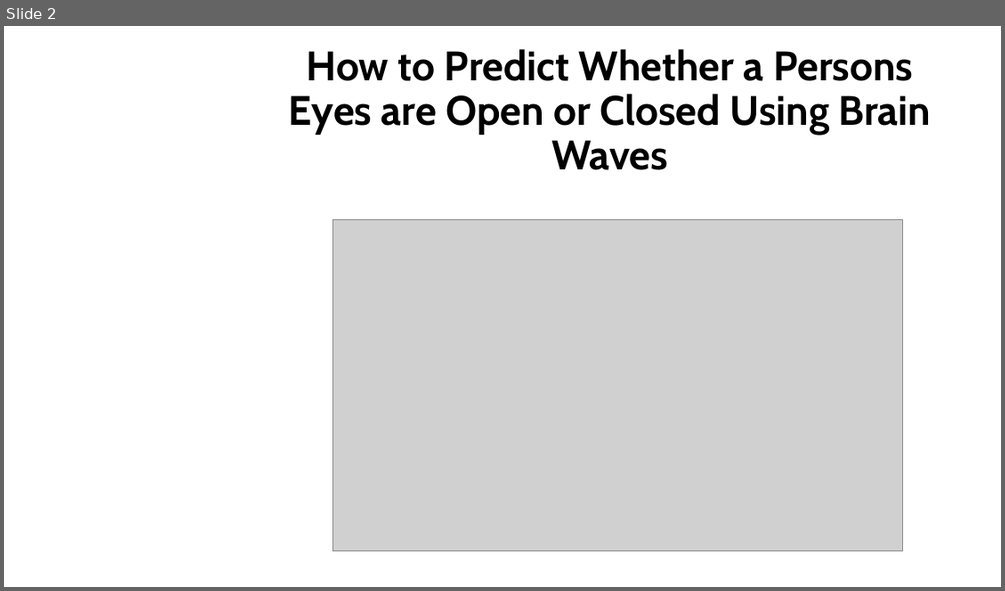
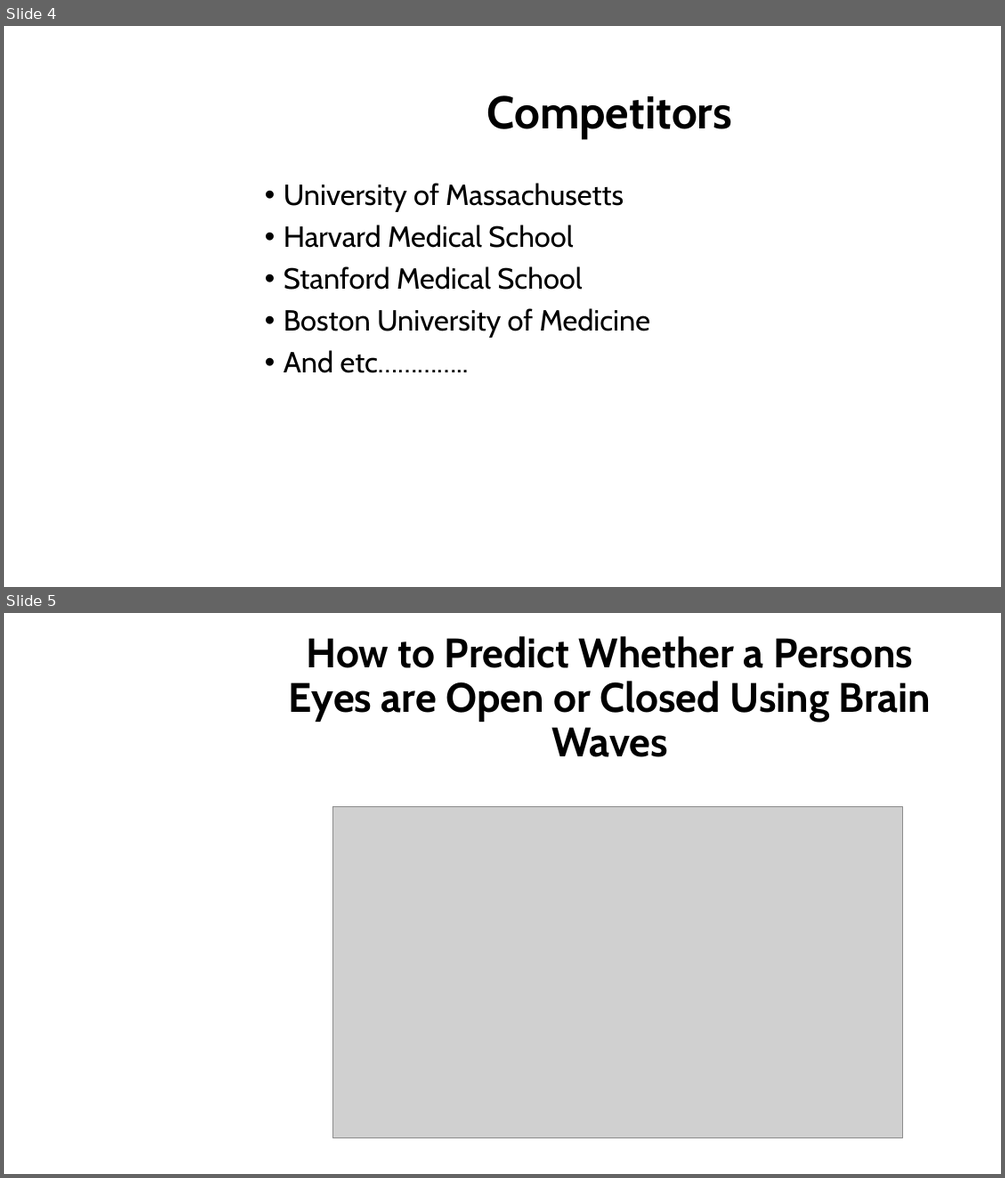
Before and after one commit to kaorizuktazume/ML, a slide deck: ML in Prediction of Eyes(PROJECT)/ML in Prediction of Eyes.pptx. Shown one above the other, each under a label of ours: slide 2 before the commit, slides 4 and 5 after it. The pictures are 1005x591 and 1005x1178 pixels, drawn with LibreOffice and Linux fonts; fonts in the diff are those of the drawing; grey boxes stand for pictures; background and template pictures are left out. Boxes give left, top, right and bottom in pixels: in the first picture for what was removed or moved away, otherwise in the second. Text is boxed around its words. In the diff, an @@ line names an element or a change of style, - is before the commit and + after.

```diff
--- a/ML in Prediction of Eyes(PROJECT)/ML in Prediction of Eyes.pptx
+++ b/ML in Prediction of Eyes(PROJECT)/ML in Prediction of Eyes.pptx
@@ slide 4 added at (4, 26, 1001, 587), background picture (left out) @@
@@ title added at (487, 95, 733, 138), 44 pt, text #000000, bold @@
+Competitors
@@ text added at (283, 183, 651, 373), 28 pt, text #000000 @@
+• University of Massachusetts
+• Harvard Medical School
+• Stanford Medical School
+• Boston University of Medicine
+• And etc…………..
@@ what was slide 2 is now slide 5 @@
```
Also in this commit, not shown: 1 slide changed, 2 other slides added.
